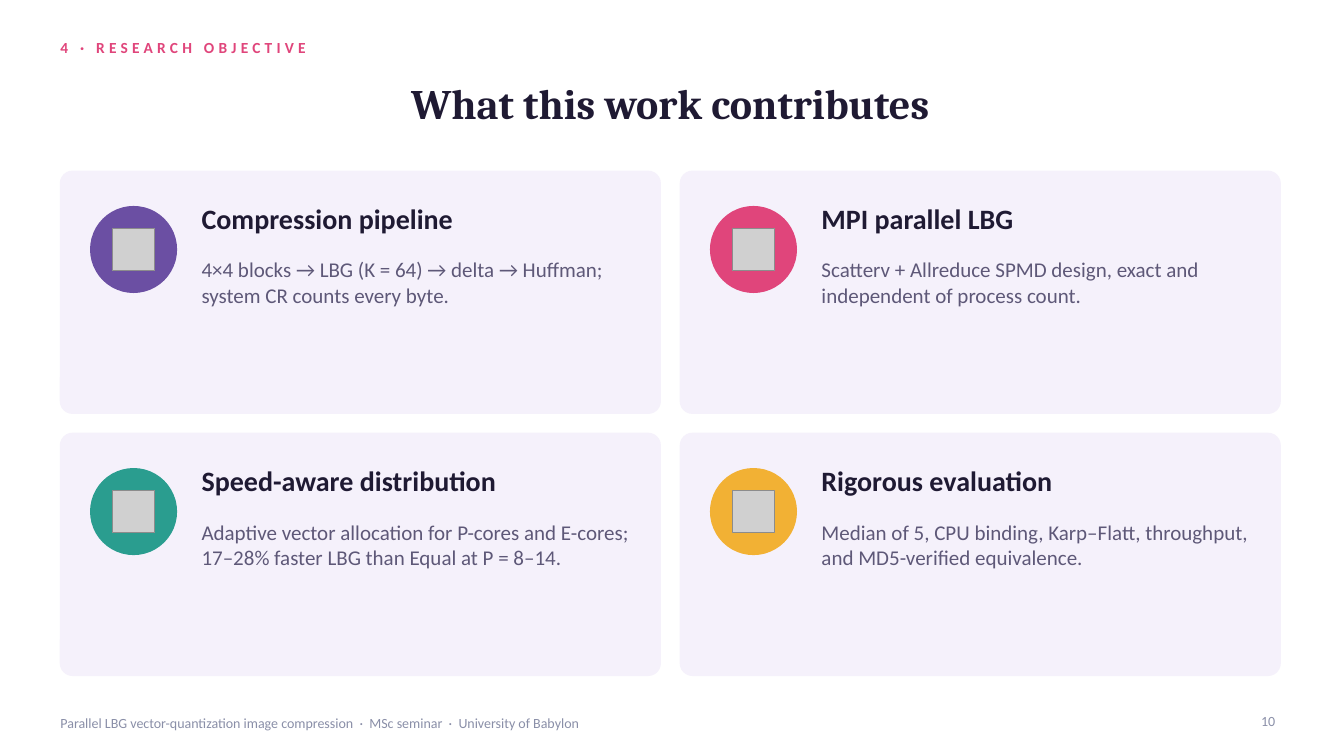
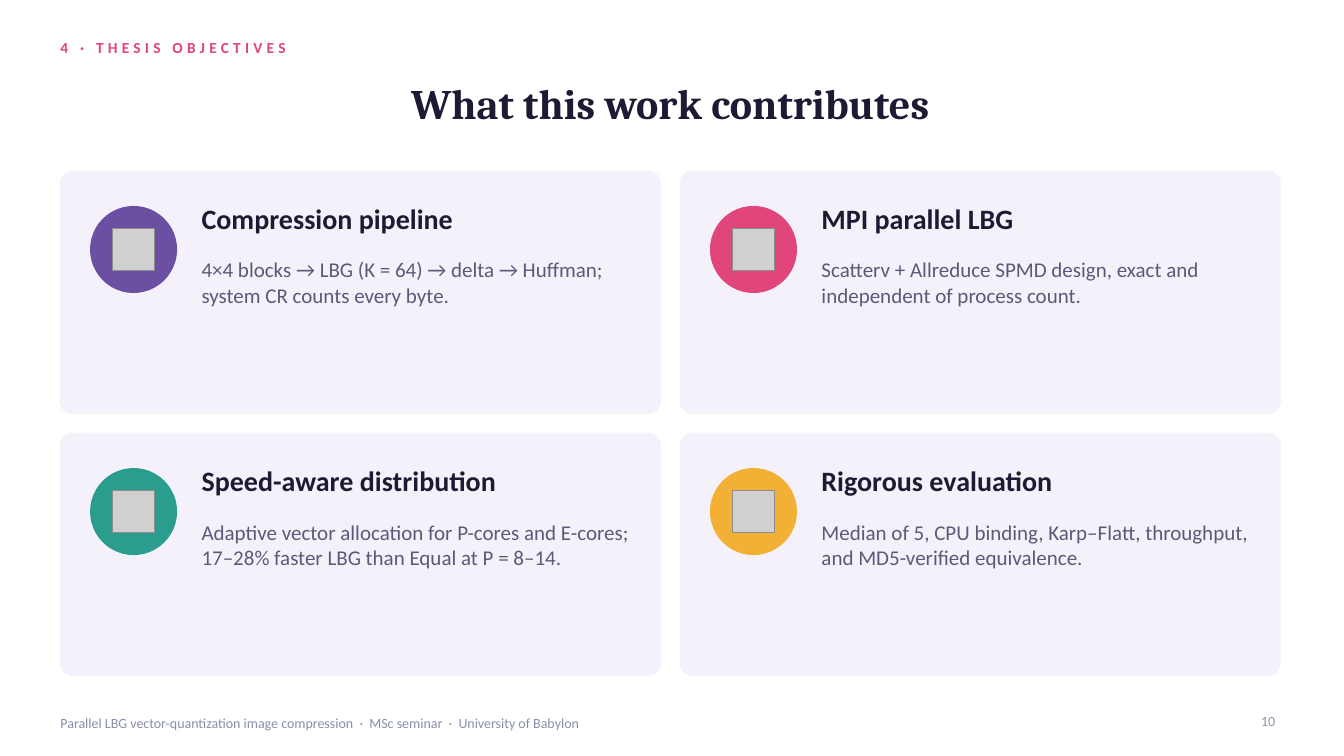
Before and after one commit to ibtihal-cpu/mihk, a slide deck: slide 10 of results/seminar/Seminar_Ibtihal_v2.pptx. Drawn at 1344x756 pixels with LibreOffice and Linux fonts; fonts in the diff are those of the drawing; grey boxes stand for pictures. Boxes give left, top, right and bottom in pixels: in the first picture for what was removed or moved away, otherwise in the second. Text is boxed around its words. In the diff, an @@ line names an element or a change of style, - is before the commit and + after.

```diff
--- a/results/seminar/Seminar_Ibtihal_v2.pptx
+++ b/results/seminar/Seminar_Ibtihal_v2.pptx
@@ text at [60,43,285,53]: text changed @@
-4 · RESEARCH OBJECTIVE
+4 · THESIS OBJECTIVES
```
Also in this commit, not shown: 34 other slides changed, 3 other files.
